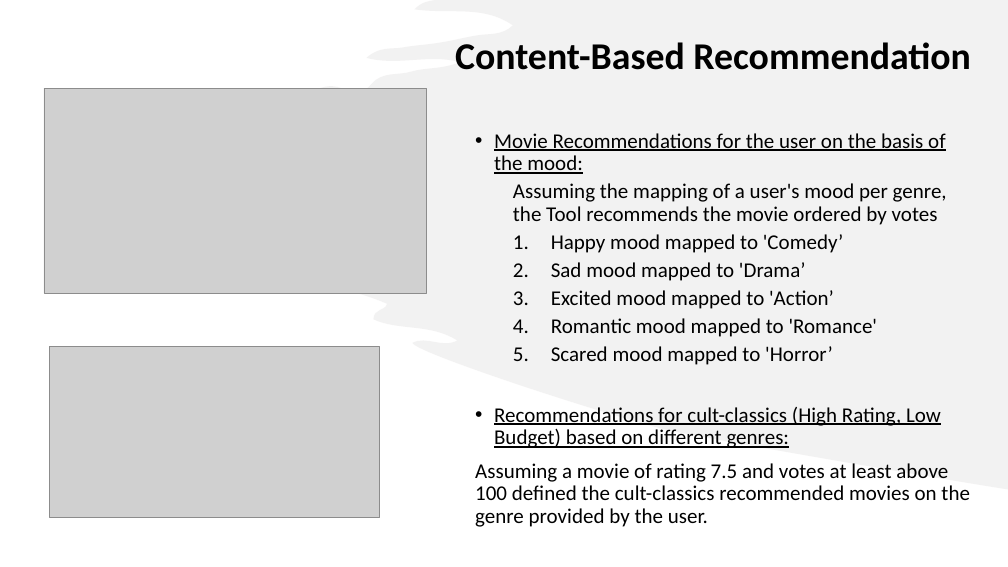
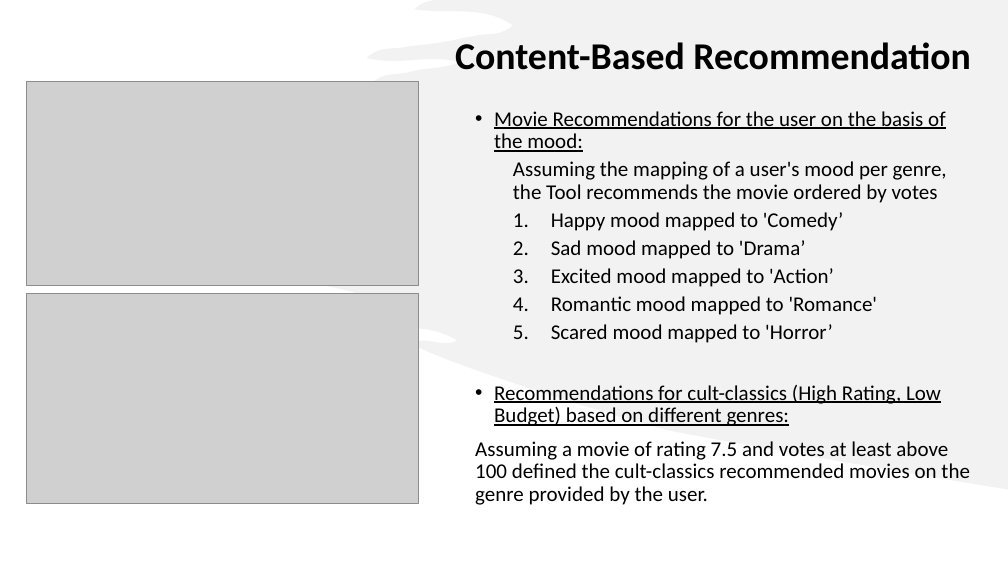
Before and after one commit to benisde/customer_shopping_habits, a slide deck: slide 4 of MOVIE_BUDDY_PRESY.pptx. Drawn at 1008x567 pixels with LibreOffice and Linux fonts; fonts in the diff are those of the drawing; grey boxes stand for pictures. Boxes give left, top, right and bottom in pixels: in the first picture for what was removed or moved away, otherwise in the second. Text is boxed around its words. In the diff, an @@ line names an element or a change of style, - is before the commit and + after.

```diff
--- a/MOVIE_BUDDY_PRESY.pptx
+++ b/MOVIE_BUDDY_PRESY.pptx
@@ picture: place and size @@
-picture at [50,346,380,518]
+picture at [26,82,418,286]
@@ text "Movie Recommendations for the user ...": place and size @@
-text "Movie Recommendations for the user ..." at [475,133,970,527]
+text "Movie Recommendations for the user ..." at [475,111,970,505]
@@ picture: place and size @@
-picture at [44,88,427,293]
+picture at [26,293,418,503]
```
Also in this commit, not shown: 6 other slides changed, 11 other files.
